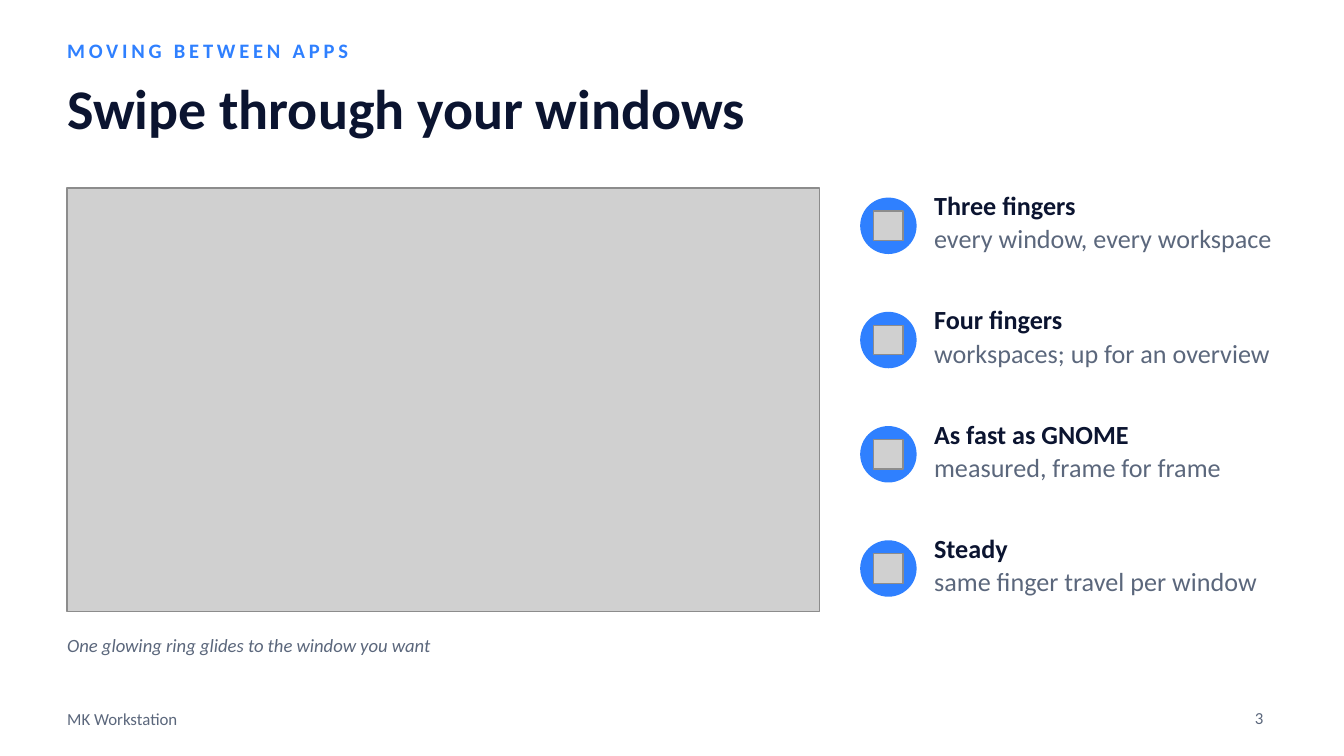
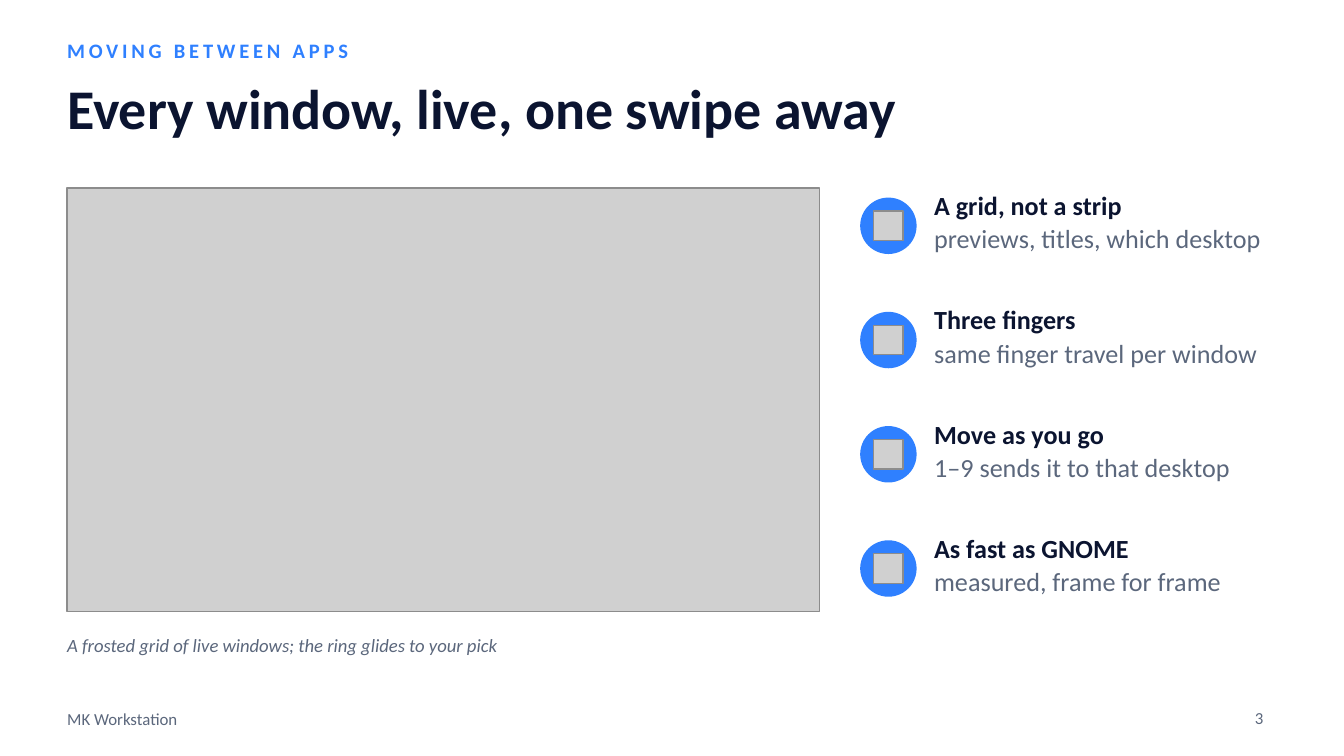
Before and after one commit to MehulK-techie/fedora-workstation-config, a slide deck: slide 3 of docs/MK-Workstation-Overview.pptx. Drawn at 1344x756 pixels with LibreOffice and Linux fonts; fonts in the diff are those of the drawing; grey boxes stand for pictures. Boxes give left, top, right and bottom in pixels: in the first picture for what was removed or moved away, otherwise in the second. Text is boxed around its words. In the diff, an @@ line names an element or a change of style, - is before the commit and + after.

```diff
--- a/docs/MK-Workstation-Overview.pptx
+++ b/docs/MK-Workstation-Overview.pptx
@@ title at <box>67,89,895,138</box>: text changed @@
-Swipe through your windows
+Every window, live, one swipe away
@@ text at <box>934,196,1261,252</box>: text changed @@
-Three fingers
-every window, every workspace
+A grid, not a strip
+previews, titles, which desktop
@@ text at <box>934,310,1075,334</box>: text changed @@
-Steady
+Three fingers
@@ text "Three fingers": place and size @@
-text "Three fingers" at <box>934,539,1257,596</box>
+text "Three fingers" at <box>934,310,1257,368</box>
@@ text removed at <box>934,310,1270,367</box> @@
-Four fingers
-workspaces; up for an overview
@@ text added at <box>934,427,1230,481</box>, 14 pt, text #5B677C @@
+Move as you go
+1–9 sends it to that desktop
@@ text "As fast as GNOME": place and size @@
-text "As fast as GNOME" at <box>934,426,1221,480</box>
+text "As fast as GNOME" at <box>934,540,1221,594</box>
@@ text at <box>67,639,497,655</box>: text changed @@
-One glowing ring glides to the window you want
+A frosted grid of live windows; the ring glides to your pick
```
Also in this commit, not shown: 4 other slides changed, 13 other files.
